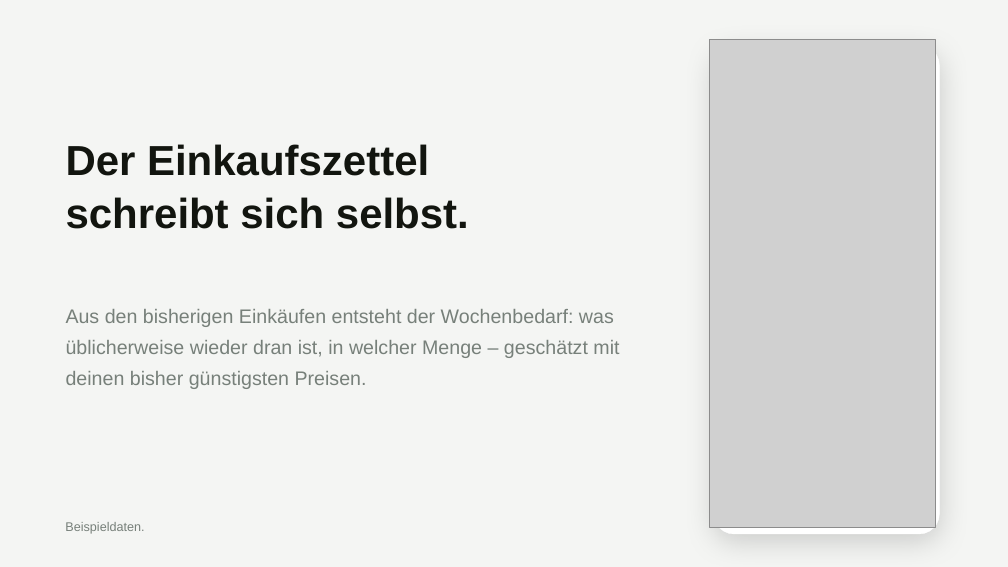
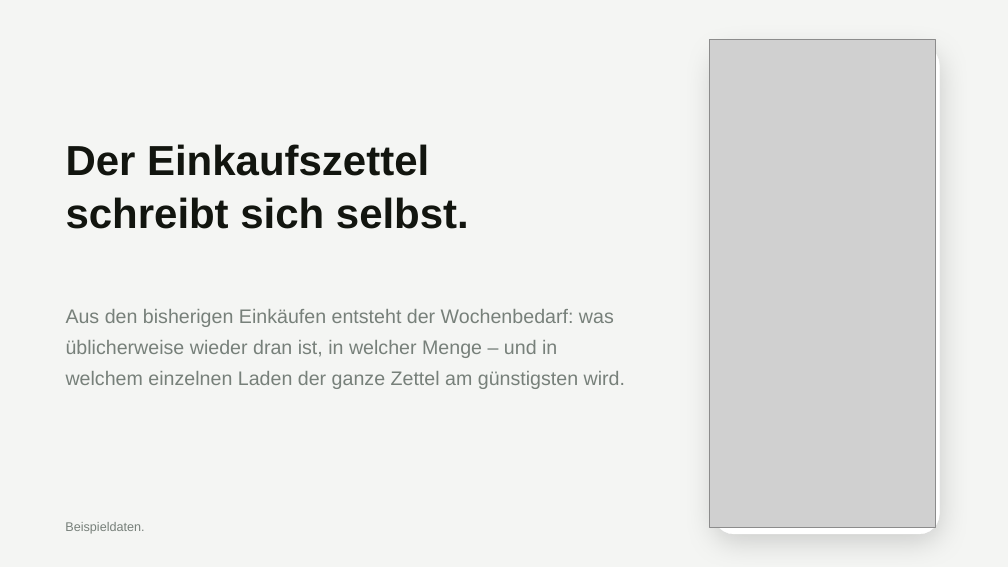
Before and after one commit to zyklustracker-a11y/Einkaufszettel, a slide deck: slide 7 of praesentation/Receipt-AI.pptx. Drawn at 1008x567 pixels with LibreOffice and Linux fonts; fonts in the diff are those of the drawing; grey boxes stand for pictures. Boxes give left, top, right and bottom in pixels: in the first picture for what was removed or moved away, otherwise in the second. Text is boxed around its words. In the diff, an @@ line names an element or a change of style, - is before the commit and + after.

```diff
--- a/praesentation/Receipt-AI.pptx
+++ b/praesentation/Receipt-AI.pptx
@@ text at (66,309,625,389): text changed @@
-Aus den bisherigen Einkäufen entsteht der Wochenbedarf: was üblicherweise wieder dran ist, in welcher Menge – geschätzt mit deinen bisher günstigsten Preisen.
+Aus den bisherigen Einkäufen entsteht der Wochenbedarf: was üblicherweise wieder dran ist, in welcher Menge – und in welchem einzelnen Laden der ganze Zettel am günstigsten wird.
```
Also in this commit, not shown: 13 other files.
